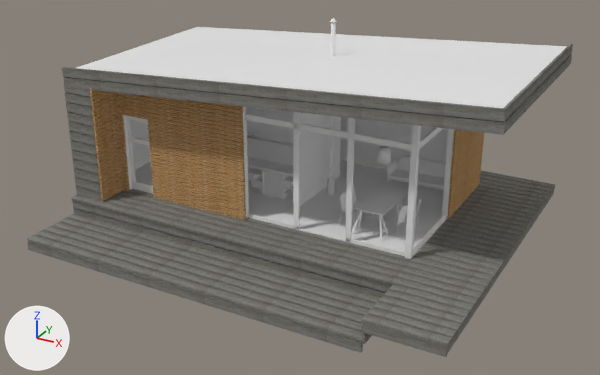
Before and after pictures for a commit that changed the Blender file exterior.blend.
Camera for both pictures: a 50 mm camera at (6.75, -9.45, 5.61) aimed at (1.34, 0.39, 0.69). The lights are fixed; the arrows at lower left show +X, +Y and +Z.
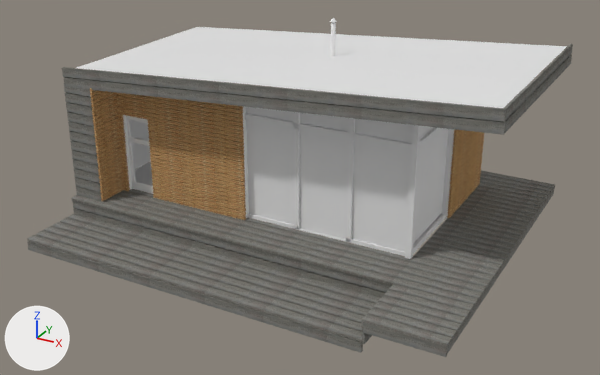
Boxes (x1, y1, x2, y2) around the edits, measured in the pictures (600 x 375 px):
'Cube.011', reshaped
    before: (126, 112, 455, 259)
    after: (126, 107, 455, 259)
part 1 of me_cube_011, added
    after: (246, 107, 448, 252)
'Plane', unchanged, covered by the edit
    before: (135, 160, 444, 252)
    after: (135, 162, 443, 245)
'Cube.017', unchanged, covered by the edit
    before: (246, 107, 341, 206)
'Cube.020', unchanged, covered by the edit
    before: (247, 156, 293, 201)
'Cube.022', unchanged, covered by the edit
    before: (382, 157, 446, 190)

The change, as a diff of the scene's bpy script:
```diff
--- a/exterior.blend.py
+++ b/exterior.blend.py
@@ me_cube_011 @@
 me_cube_011.from_pydata(...)  # 152 vertices, 115 faces; spans x -130.2..1.0, y -3.1..1.2, z -1.9..50.2
 # used by ob_cube_011; location = (3.3, 1.87, 0.34); scale = (0.0395, 0.659, 0.041)
 # verts and faces of me_cube_011; kept vertices keep their numbers, new ones are numbered from 152
 # before: 108 (-0.4, -3.1, 48.1), 109 (-65.0, -3.1, 44.8), 110 (-0.5, -3.1, 50.1), 111 (-65.1, -3.1, 46.8)
+# me_cube_011 part 1
+for new, old in zip([*range(152, 156)], [*range(108, 112)]): verts[new] = verts[old] + (0.0, 0.1, 0.0)
+verts[156] = (-1.0, -1.0, 48.0)
+verts[157] = (-1.0, -3.0, 48.0)
+verts[158] = (-1.0, -1.0, 0.8)  # pixel (441, 212)
+verts[159] = (-1.0, -3.0, 0.8)
+verts[160] = (-0.4, -3.0, 48.1)
+verts[161] = (-65.0, -3.0, 44.8)
+verts[162] = (-0.4, -3.0, -1.0)
+verts[163] = (-65.0, -3.0, -1.1)
+faces += [(152, 153, 155, 154), (156, 157, 159, 158), (110, 154, 155, 111), (109, 111, 155, 153), (108, 109, 153, 152), (108, 152, 154, 110)]
+faces += [(160, 161, 163, 162)]
```
